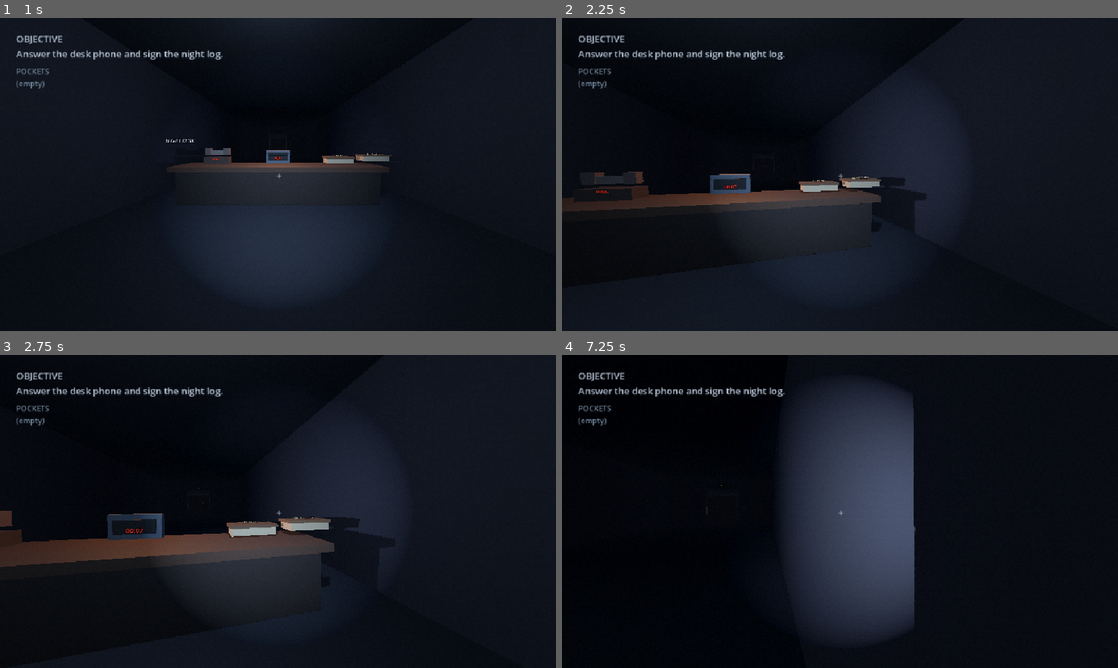
Above: before the commit, frames 1-4 (two rows, left to right).
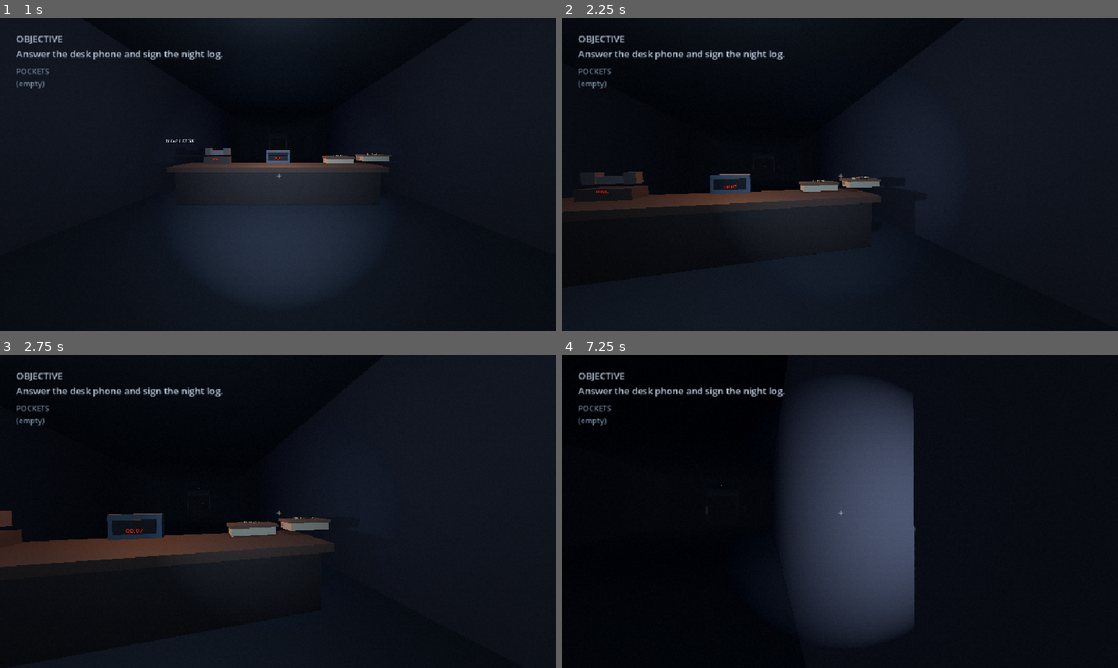
Above: after the commit, the same moments.

Repository: JasonTM17/Horror_Game_Funny
Game: Godot game, scene res://scenes/boot/boot.tscn
The game is run twice, just before and just after one commit, with the same random seed, the same clock (stepped at 60 frames per second) and the same inputs.
Inputs (mouse positions are in pixels of both pictures, inside the frame that each line leads up to):
- Up to frame 1 (1 s): click "START SHIFT" at 0.5 s
- Up to frame 2 (2.25 s): tap Enter at 1.25 s; move the mouse to (867, 174) at 1.27 s; hold F (flashlight) 1.28-2.03 s; hold W (move_forward) from 1.28 s (still down); move the mouse to (812, 174) at 2.02 s; tap F (flashlight) at 2.1 s
- Up to frame 3 (2.75 s): keep holding W (move_forward)
- Up to frame 4 (7.25 s): move the mouse to (851, 505) at 2.77 s; hold E (interact) 2.78-3.53 s; tap F (flashlight) at 3.05, 3.8, 4.55, 5.1, 6.8 s; move the mouse to (834, 517) at 3.52 s; tap Backspace (show_objective) at 3.6 s; move the mouse to (878, 514) at 4.27 s; hold Shift (sprint) 4.28-5.03 s; move the mouse to (795, 508) at 5.02 s; move the mouse to (845, 511) at 5.77 s; hold F (flashlight) 5.78-6.53 s; tap Space at 6.5 s; move the mouse to (817, 505) at 6.52 s; release W (move_forward) at 6.53 s; hold D (move_right) from 6.53 s (still down); tap E (interact) at 6.6 s

Frame 1 is identical in both runs. In frame 2, 0.2% of the frame differs, in the area x 43-58%, y 52-56%; in frame 3, 1.4%, in the area x 28-60%, y 50-71%; in frame 4, less than 0.1%.

Commit message:
fix(player): delay initial flashlight flicker

Diff:
--- a/scripts/player/player-flashlight.gd
+++ b/scripts/player/player-flashlight.gd
@@ -19,6 +19,7 @@
 	process_mode = Node.PROCESS_MODE_PAUSABLE
 	_base_energy = light_energy
 	_pulse_target = _base_energy
+	_flicker_check_remaining = _next_flicker_interval()
 
 func _process(delta: float) -> void:
 	if not SettingsManager.flicker_enabled or not visible:
@@ -41,7 +42,7 @@
 	light_energy = minf(light_energy, _pulse_target)
 
 func _reset_flicker() -> void:
-	_flicker_check_remaining = 0.0
+	_flicker_check_remaining = maxf(0.001, minf(flicker_interval_min, flicker_interval_max))
 	_pulse_remaining = 0.0
 	_pulse_target = _base_energy
 	light_energy = _base_energy
--- a/tests/checkpoint-layout-test.gd
+++ b/tests/checkpoint-layout-test.gd
@@ -73,7 +73,8 @@
 	if not _require(lobby_task_light != null and lobby_task_light.light_energy >= 1.8, "warm lobby focus light missing"): return
 	var corridor_light := gameplay.get_node_or_null("CorridorLight01") as OmniLight3D
 	if not _require(corridor_light != null and corridor_light.light_energy >= 1.1 and corridor_light.omni_range >= 10.0, "corridor pool lights regressed below the readability floor"): return
-	if not _require(player.flashlight.light_energy >= 3.0 and player.flashlight.spot_range >= 20.0, "flashlight regressed below the navigation readability floor"): return
+	var flashlight_base_energy := float(player.flashlight.get("_base_energy"))
+	if not _require(flashlight_base_energy >= 3.0 and player.flashlight.spot_range >= 20.0, "flashlight regressed below the navigation readability floor"): return
 	var navigation_region := gameplay.get_node_or_null("ContinuousCorridorNavigation") as NavigationRegion3D
 	if not _require(navigation_region != null and navigation_region.navigation_mesh != null, "chase navigation surface missing"): return
 	if not _require(navigation_region.navigation_mesh.get_polygon_count() == 1, "continuous navigation polygon missing"): return
